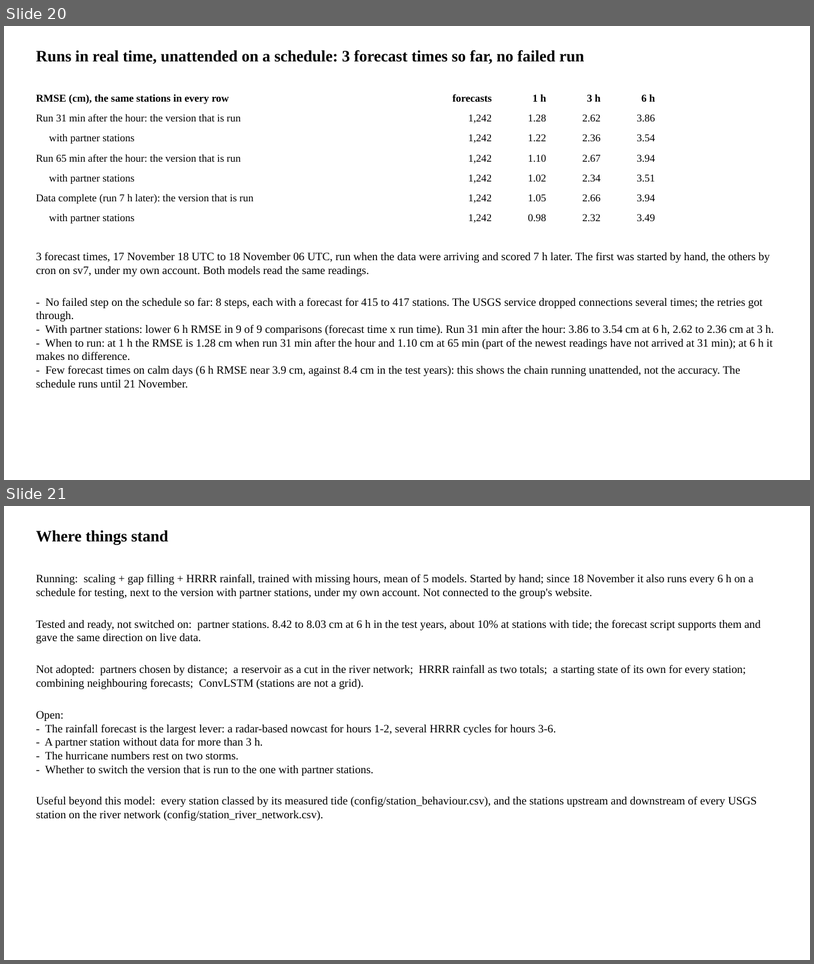
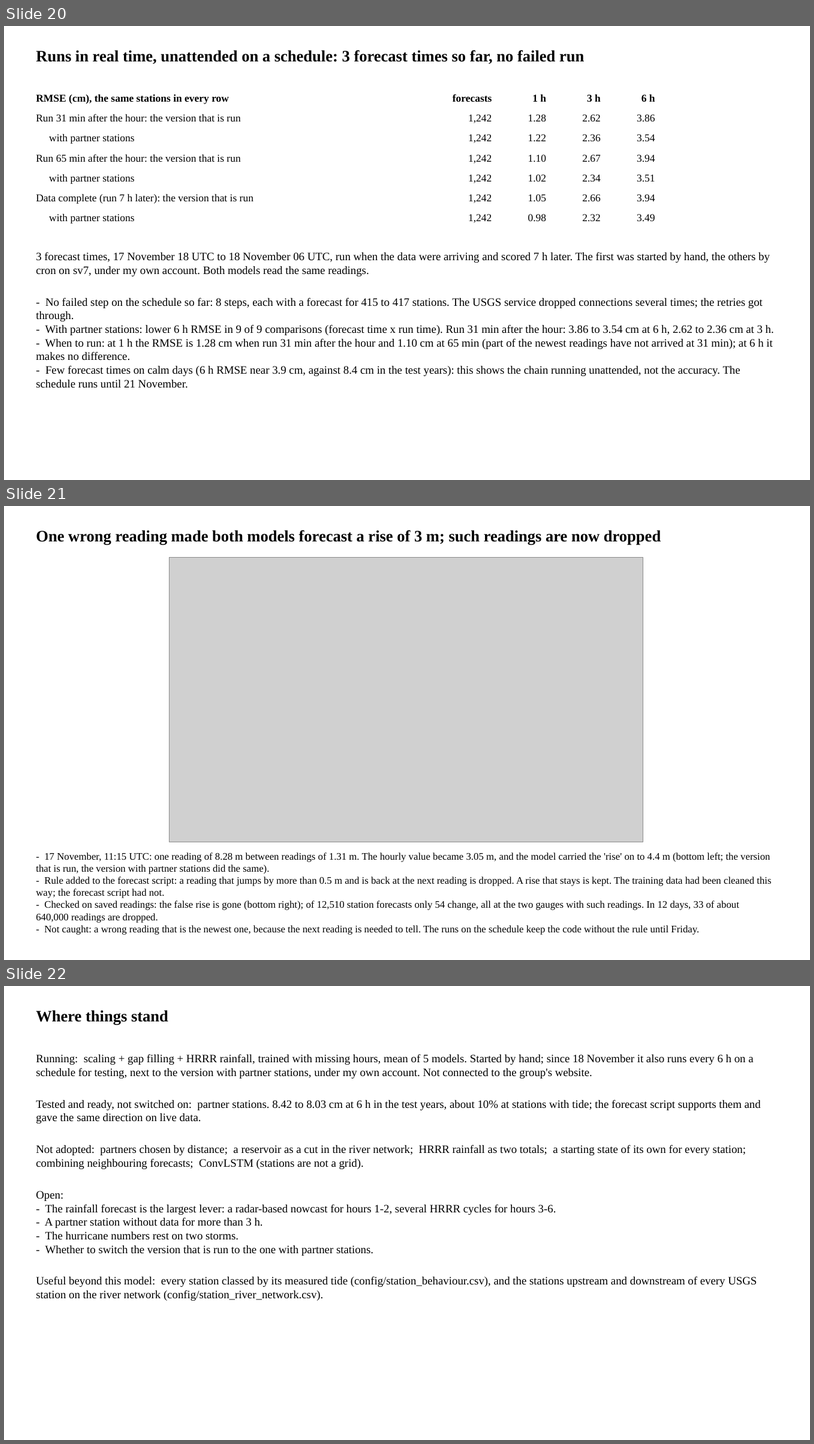
Before and after one commit to LaurenW1997/subdomainLSTM, a slide deck: deliverables/34_since_meeting.pptx. Shown one above the other, each under a label of ours: slides 20 and 21 before the commit, slides 20, 21 and 22 after it. The pictures are 814x964 and 814x1444 pixels, drawn with LibreOffice and Linux fonts; fonts in the diff are those of the drawing; grey boxes stand for pictures. Boxes give left, top, right and bottom in pixels: in the first picture for what was removed or moved away, otherwise in the second. Text is boxed around its words. In the diff, an @@ line names an element or a change of style, - is before the commit and + after.

```diff
--- a/deliverables/34_since_meeting.pptx
+++ b/deliverables/34_since_meeting.pptx
@@ slide 21 added at [4,506,810,960], background #FFFFFF @@
@@ text added at [36,530,661,545], 19 pt, text #000000, bold @@
+One wrong reading made both models forecast a rise of 3 m; such readings are now dropped
@@ picture added at [169,558,643,842] @@
@@ text added at [36,852,771,934], 12 pt, text #000000 @@
+- 17 November, 11:15 UTC: one reading of 8.28 m between readings of 1.31 m. The hourly value became 3.05 m, and the model carried the 'rise' on to 4.4 m (bottom left; the version that is run, the version with partner stations did the same).
+- Rule added to the forecast script: a reading that jumps by more than 0.5 m and is back at the next reading is dropped. A rise that stays is kept. The training data had been cleaned this way; the forecast script had not.
+- Checked on saved readings: the false rise is gone (bottom right); of 12,510 station forecasts only 54 change, all at the two gauges with such readings. In 12 days, 33 of about 640,000 readings are dropped.
+- Not caught: a wrong reading that is the newest one, because the next reading is needed to tell. The runs on the schedule keep the code without the rule until Friday.
@@ what was slide 21 is now slide 22 @@
```
Also in this commit, not shown: 10 other files.
